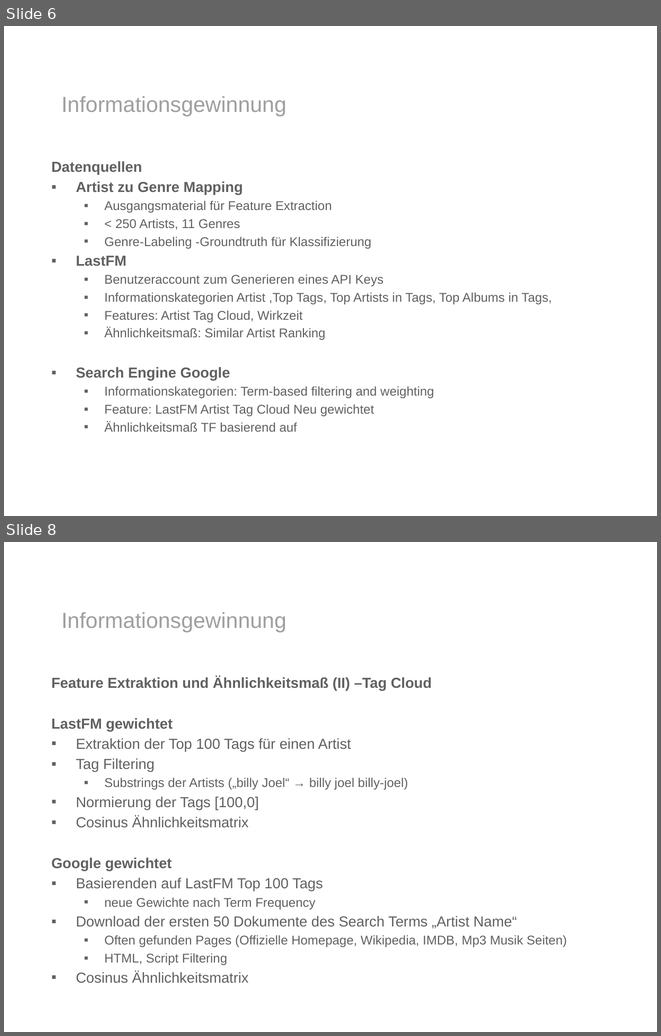
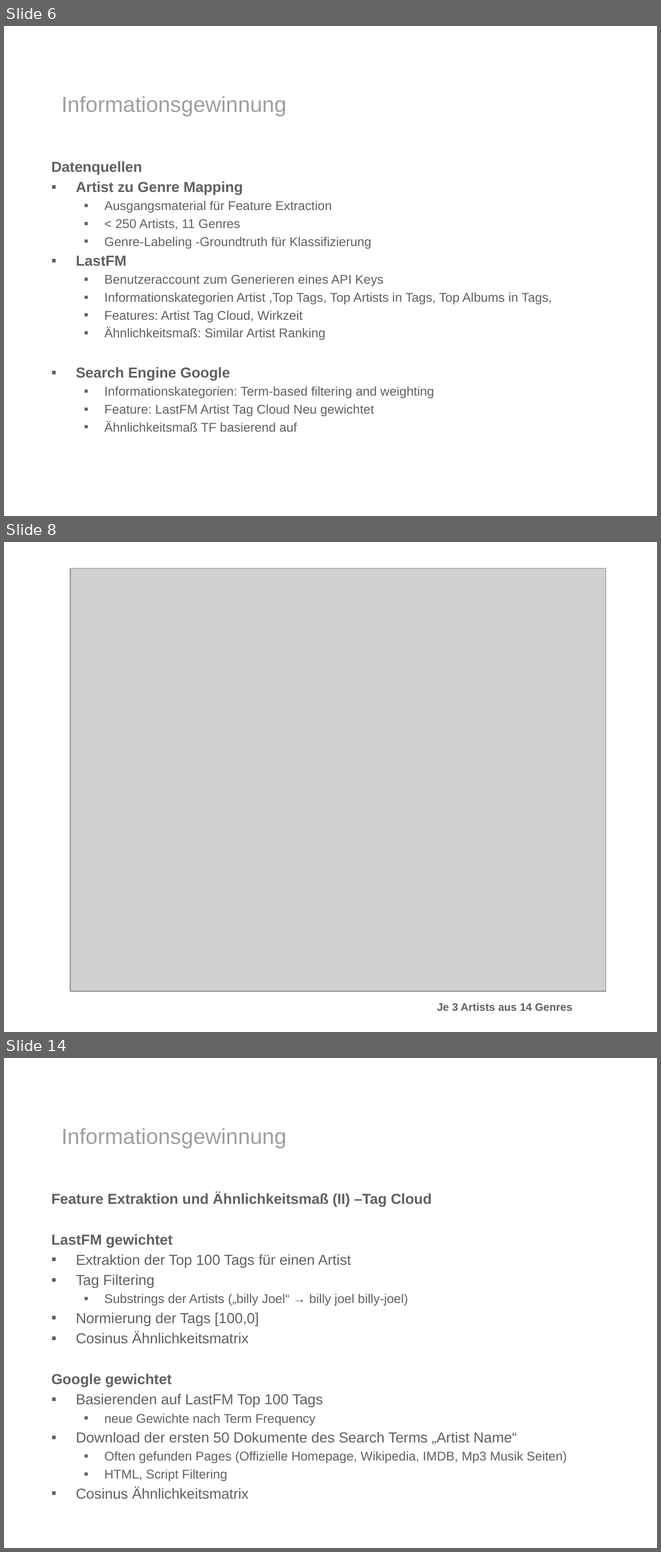
Before and after one commit to ohuguy/mirlastfm, a slide deck: presentation/presentation.pptx. Shown one above the other, each under a label of ours: slides 6 and 8 before the commit, slides 6, 8 and 14 after it; the slides between them are not shown. The pictures are 661x1036 and 661x1552 pixels, drawn with LibreOffice and Linux fonts; fonts in the diff are those of the drawing; grey boxes stand for pictures; background and template pictures are left out. Boxes give left, top, right and bottom in pixels: in the first picture for what was removed or moved away, otherwise in the second. Text is boxed around its words. In the diff, an @@ line names an element or a change of style, - is before the commit and + after.

```diff
--- a/presentation/presentation.pptx
+++ b/presentation/presentation.pptx
@@ slide 8 added at bbox=[4, 542, 657, 1032], background #FFFFFF @@
@@ picture added at bbox=[71, 568, 606, 990] @@
@@ text added at bbox=[437, 1003, 573, 1011], 12 pt, text #606060, bold @@
+Je 3 Artists aus 14 Genres
@@ what was slide 8 is now slide 14 @@
```
Also in this commit, not shown: 1 slide changed, 5 other slides added, 3 other files.
